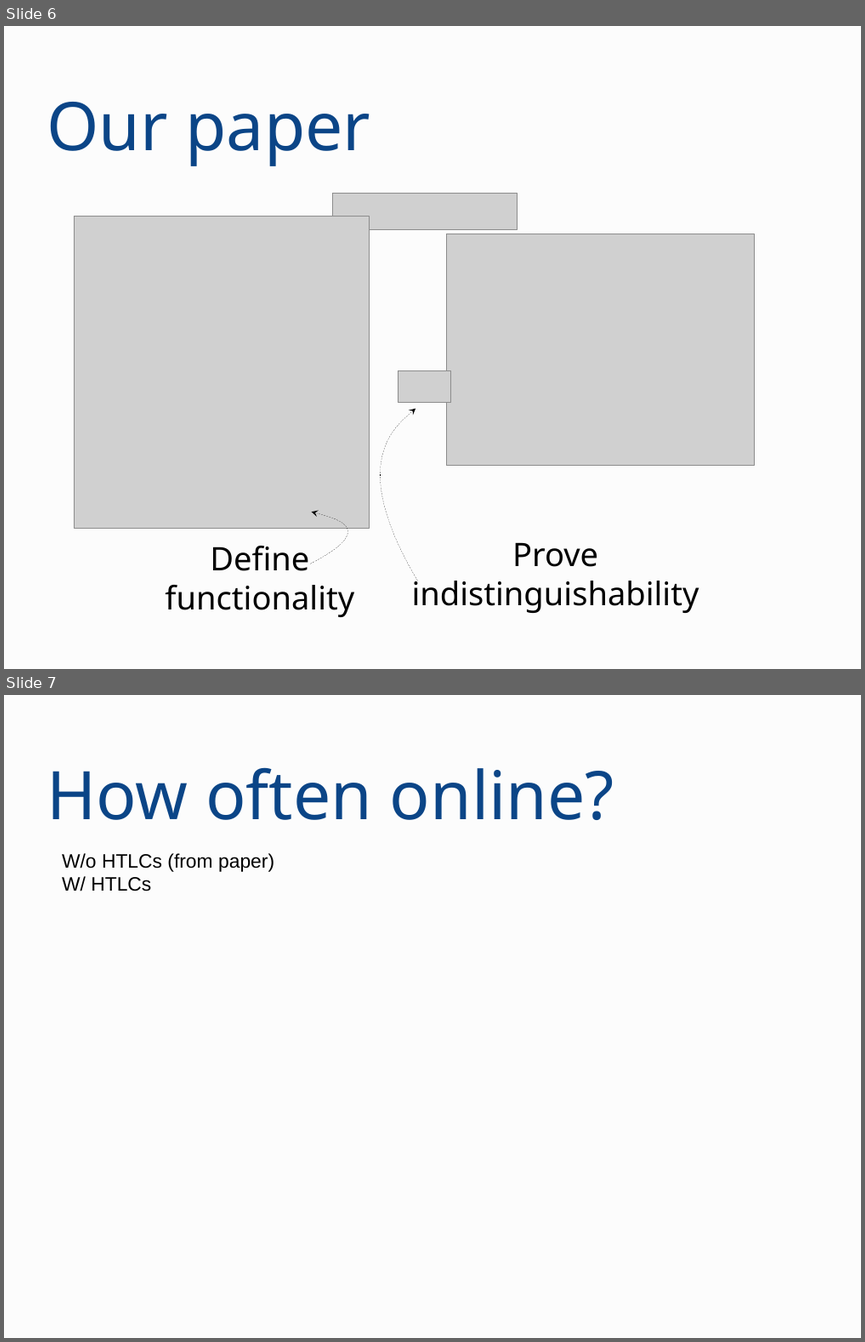
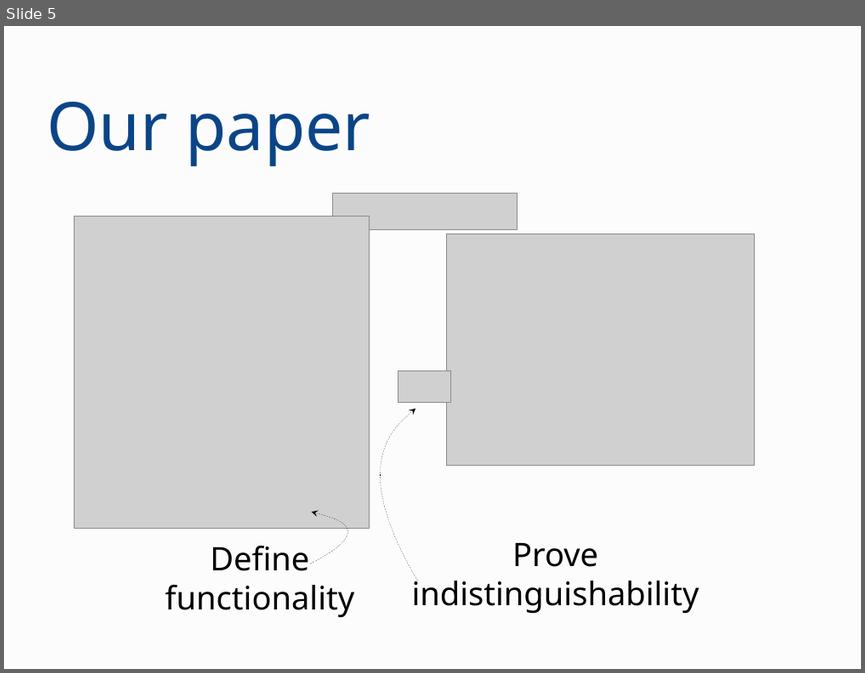
Before and after one commit to OrfeasLitos/PaymentChannels, a slide deck: ln-conf-2019/presentation.odp. Shown one above the other, each under a label of ours: slides 6 and 7 before the commit, slide 5 after it. The pictures are 865x1342 and 865x673 pixels, drawn with LibreOffice and Linux fonts; fonts in the diff are those of the drawing; grey boxes stand for pictures. Boxes give left, top, right and bottom in pixels: in the first picture for what was removed or moved away, otherwise in the second. Text is boxed around its words. In the diff, an @@ line names an element or a change of style, - is before the commit and + after.

```diff
--- a/ln-conf-2019/presentation.odp
+++ b/ln-conf-2019/presentation.odp
@@ slide 7 removed at bbox=[4, 695, 861, 1338], background #FCFCFC @@
@@ title removed at bbox=[46, 767, 614, 820] @@
-How often online?
@@ text removed at bbox=[62, 853, 274, 891] @@
-W/o HTLCs (from paper)
-W/ HTLCs
@@ what was slide 6 is now slide 5 @@
```
Also in this commit, not shown: 1 slide changed, 5 slides added, 2 other slides removed, 1 other file.
